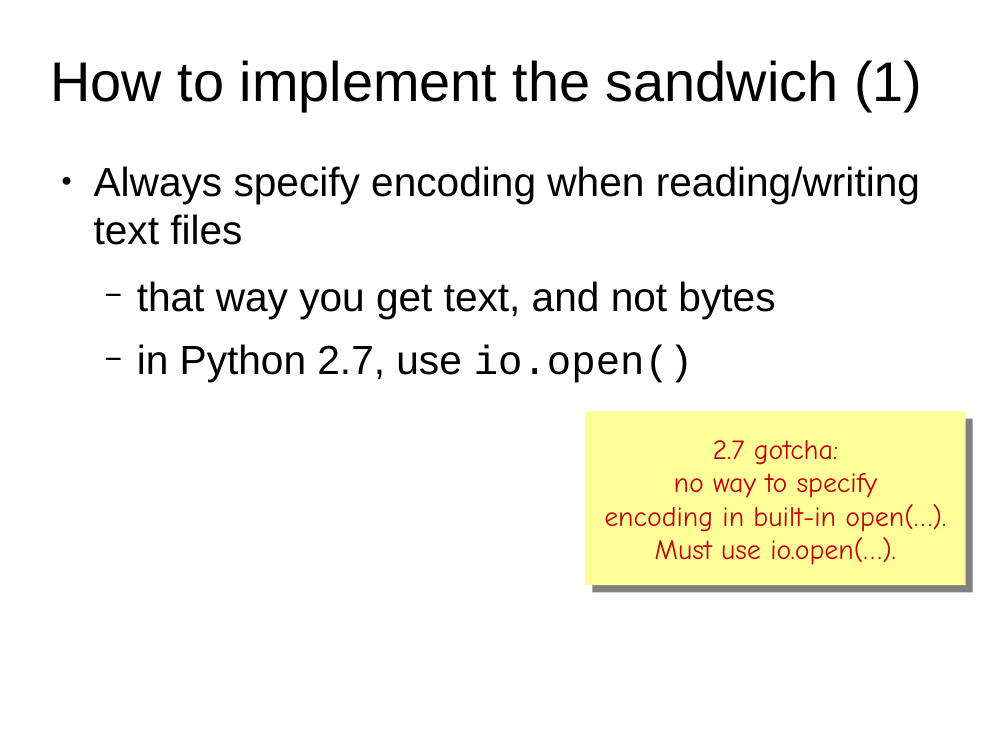
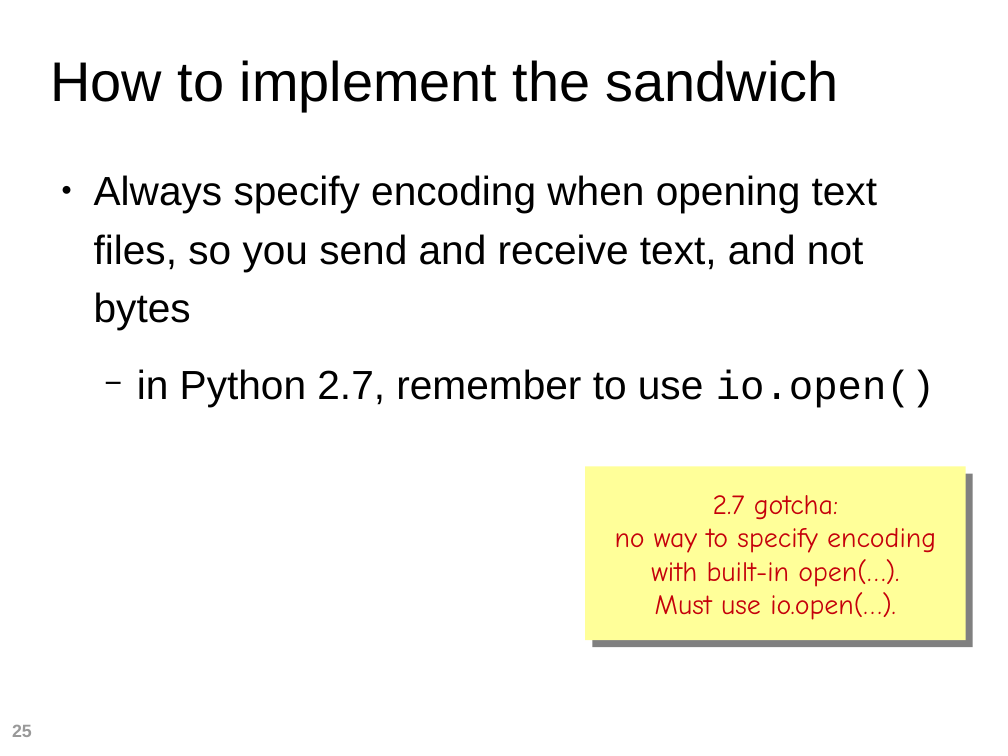
Before and after one commit to fluentpython/unicode-solutions, a slide deck: slide 25 of unicode-solutions.odp (slide 17 before the commit). Drawn at 1008x756 pixels with LibreOffice and Linux fonts; fonts in the diff are those of the drawing; background and template pictures are left out. Boxes give left, top, right and bottom in pixels: in the first picture for what was removed or moved away, otherwise in the second. Text is boxed around its words. In the diff, an @@ line names an element or a change of style, - is before the commit and + after.

```diff
--- a/unicode-solutions.odp
+++ b/unicode-solutions.odp
@@ title at (50,60,839,111): text changed @@
-How to implement the sandwich (1)
+How to implement the sandwich
@@ text at (94,175,935,408): text changed @@
-● Always specify encoding when reading/writing text files
-  − that way you get text, and not bytes
-  − in Python 2.7, use io.open()
+● Always specify encoding when opening text files, so you send and receive text, and not bytes
+  − in Python 2.7, remember to use io.open()
@@ rectangle "2.7 gotcha:": place and size @@
-rectangle "2.7 gotcha:" at (585,412,966,585)
+rectangle "2.7 gotcha:" at (585,466,966,640)
@@ text in rectangle at (622,528,936,597): text changed @@
-no way to specify
-encoding in built-in open(…).
+no way to specify encoding
+with built-in open(…).
@@ page number added at (12,725,32,737), 14 pt, text #999999, bold @@
+25
```
Also in this commit, not shown: 15 other slides changed, 26 slides added, 8 slides removed, 26 other files.
